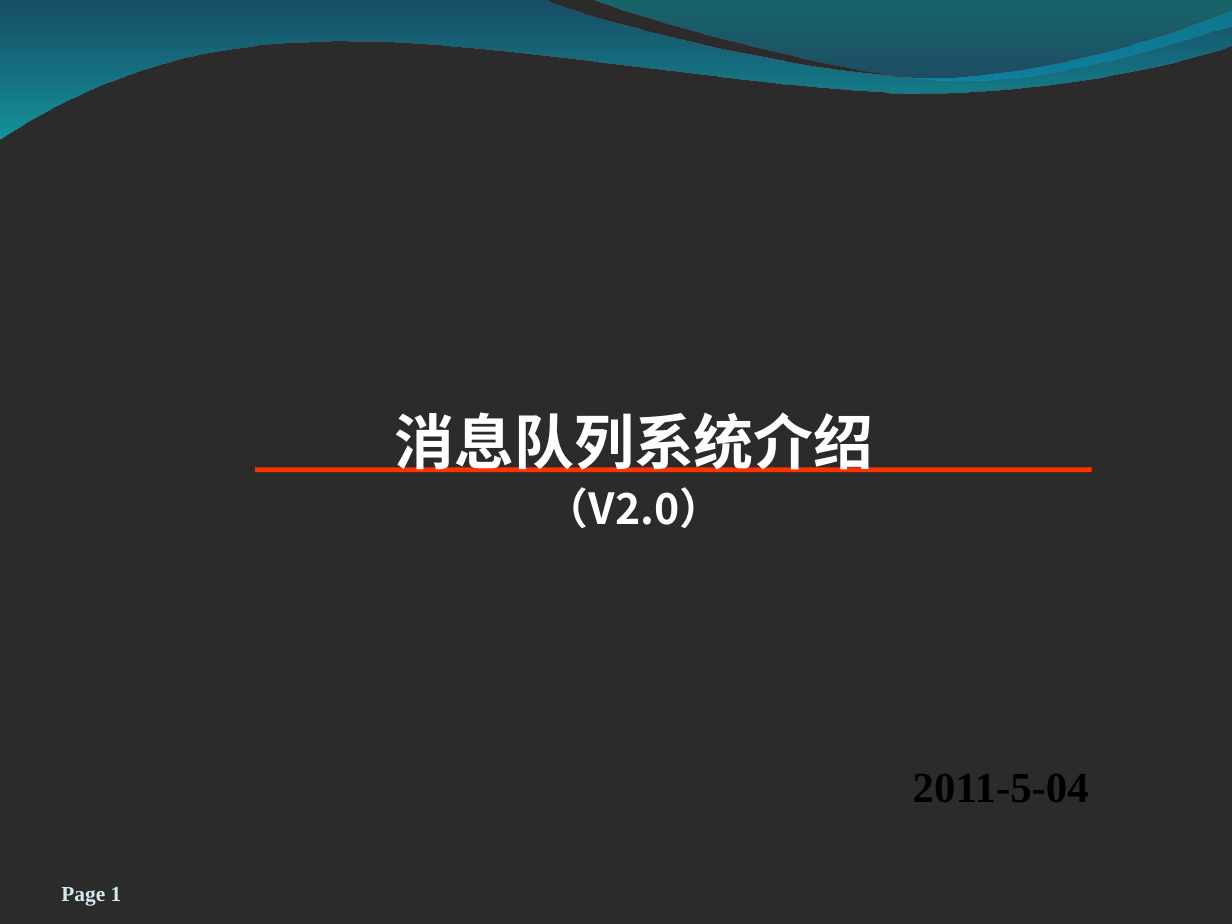
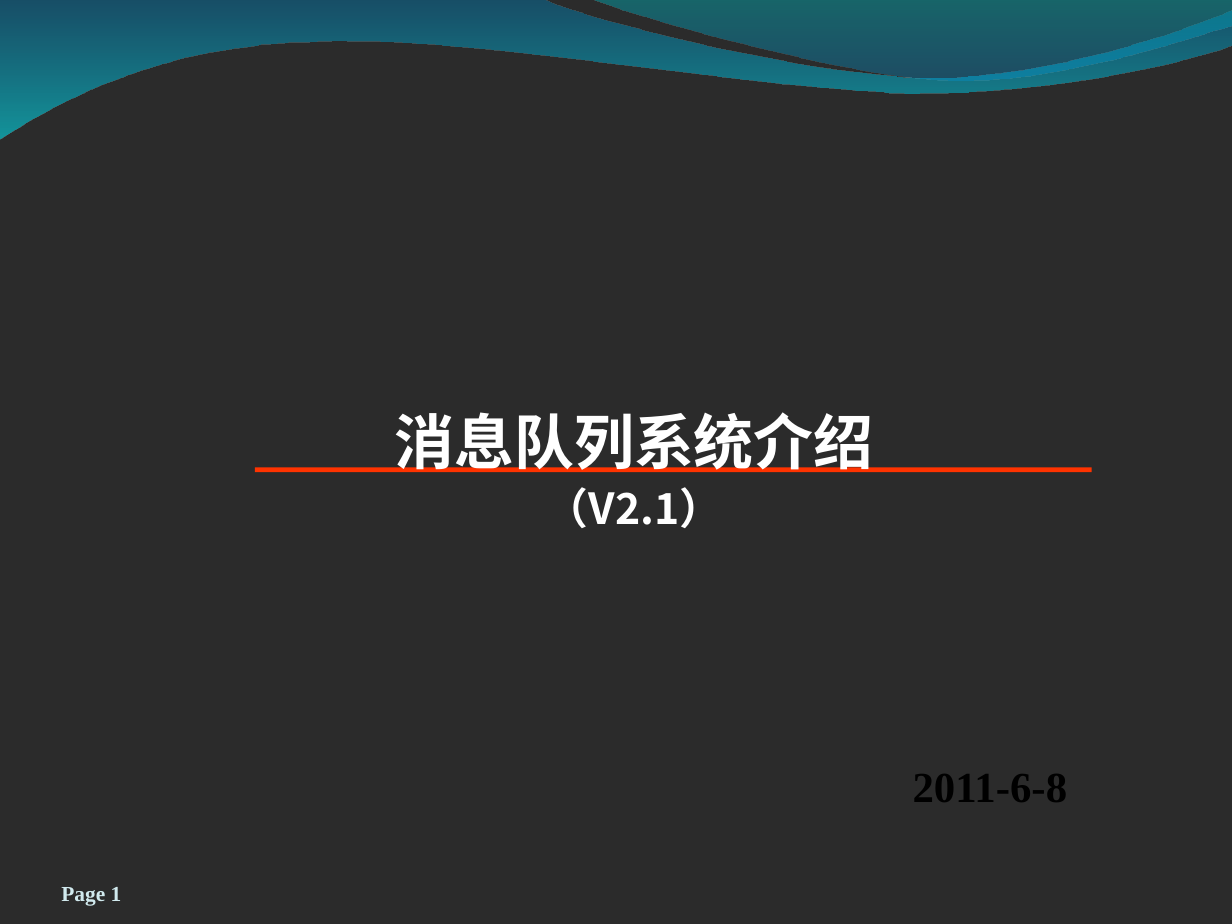
Before and after one commit to zxf1864/cwinux-mq, a slide deck: slide 1 of mq/doc/mq_introduce.ppt. Drawn at 1232x924 pixels with LibreOffice and Linux fonts; fonts in the diff are those of the drawing; background and template pictures are left out; a plain dark background stands for a picture behind light text. Boxes give left, top, right and bottom in pixels: in the first picture for what was removed or moved away, otherwise in the second. Text is boxed around its words. In the diff, an @@ line names an element or a change of style, - is before the commit and + after.

```diff
--- a/mq/doc/mq_introduce.ppt
+++ b/mq/doc/mq_introduce.ppt
@@ text at (546,487,723,528): text changed @@
-（V2.0）
+（V2.1）
@@ text at (913,774,1068,802): text changed @@
-2011-5-04
+2011-6-8
```
Also in this commit, not shown: 12 other slides changed, 10 slides added, 1 other file.
